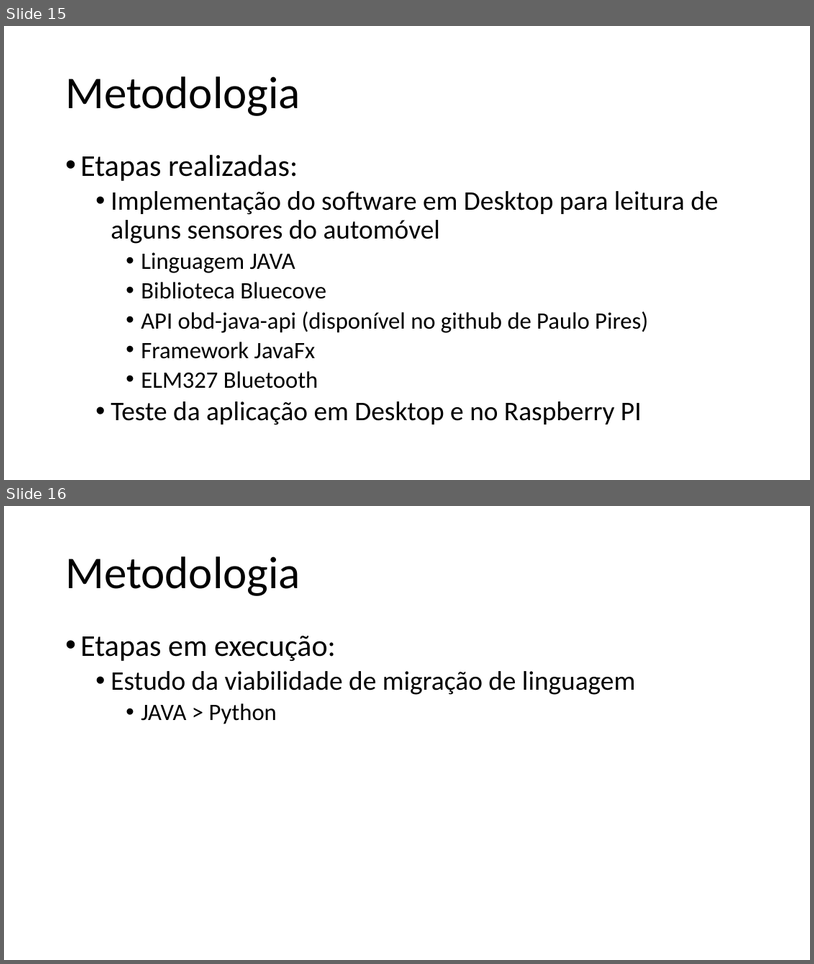
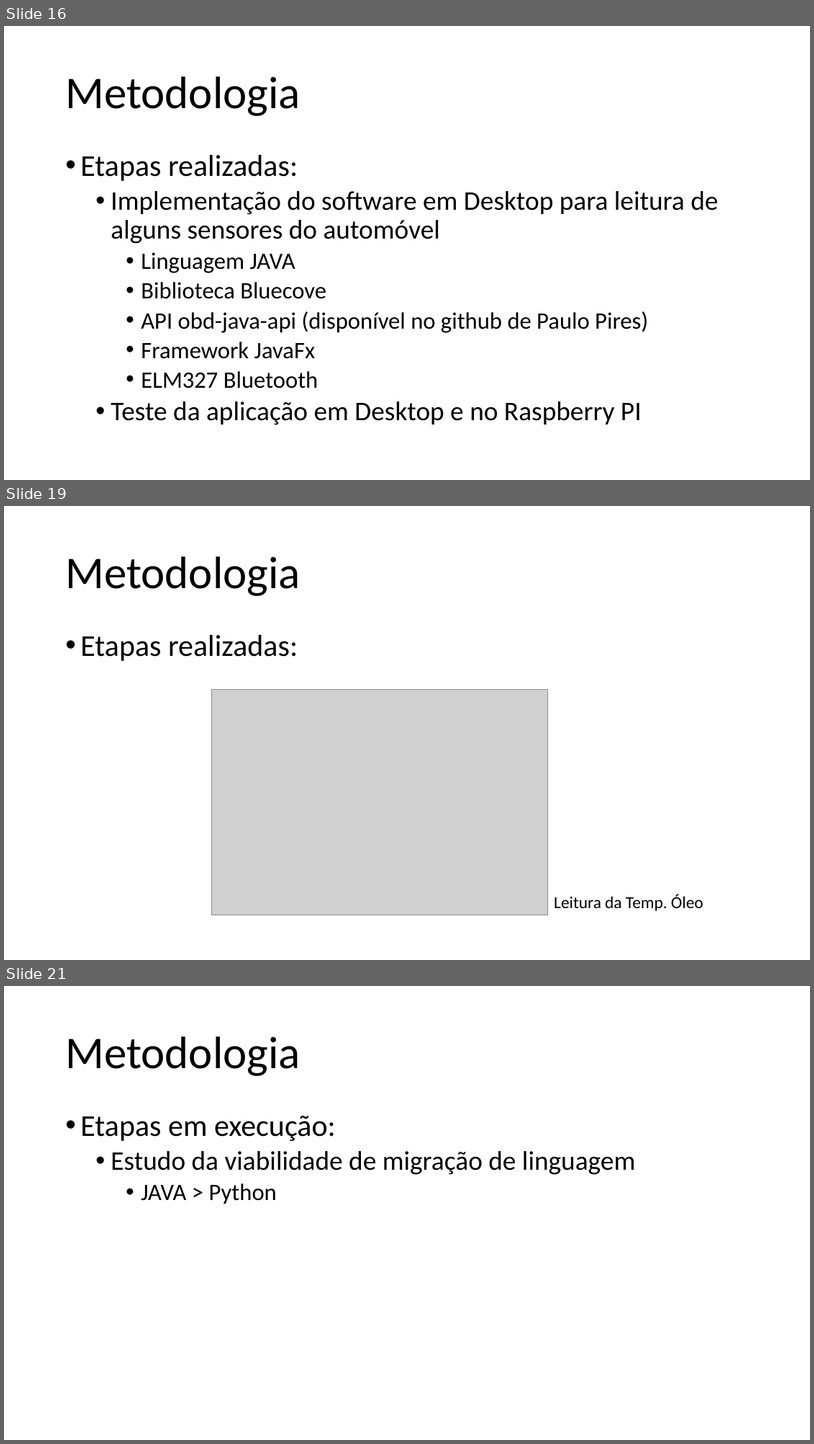
Before and after one commit to ruanlas/TADS2015, a slide deck: TCC-documentos/Apresentacao/TCC_v3.pptx. Shown one above the other, each under a label of ours: slides 15 and 16 before the commit, slides 16, 19 and 21 after it; the slides between them are not shown. The pictures are 814x964 and 814x1444 pixels, drawn with LibreOffice and Linux fonts; fonts in the diff are those of the drawing; grey boxes stand for pictures. Boxes give left, top, right and bottom in pixels: in the first picture for what was removed or moved away, otherwise in the second. Text is boxed around its words. In the diff, an @@ line names an element or a change of style, - is before the commit and + after.

```diff
--- a/TCC-documentos/Apresentacao/TCC_v3.pptx
+++ b/TCC-documentos/Apresentacao/TCC_v3.pptx
@@ slide 19 added at (x1=4, y1=506, x2=810, y2=960), background #FFFFFF @@
@@ title added at (x1=65, y1=556, x2=301, y2=596), 54 pt, text #000000 @@
+Metodologia
@@ text added at (x1=80, y1=635, x2=298, y2=661), 36 pt, text #000000 @@
+• Etapas realizadas:
@@ picture added at (x1=211, y1=690, x2=548, y2=915) @@
@@ text added at (x1=554, y1=893, x2=704, y2=911), 20 pt, text #000000 @@
+Leitura da Temp. Óleo
@@ what was slide 15 is now slide 16 @@
@@ what was slide 16 is now slide 21 @@
```
Also in this commit, not shown: 2 slides changed, 5 other slides added, 1 slide removed.
